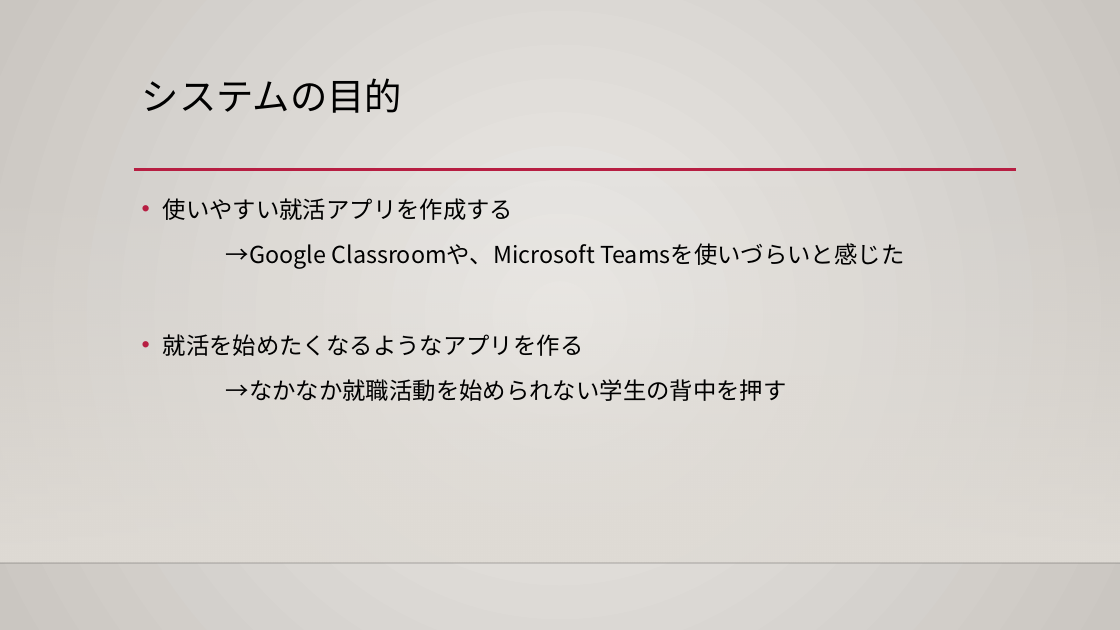
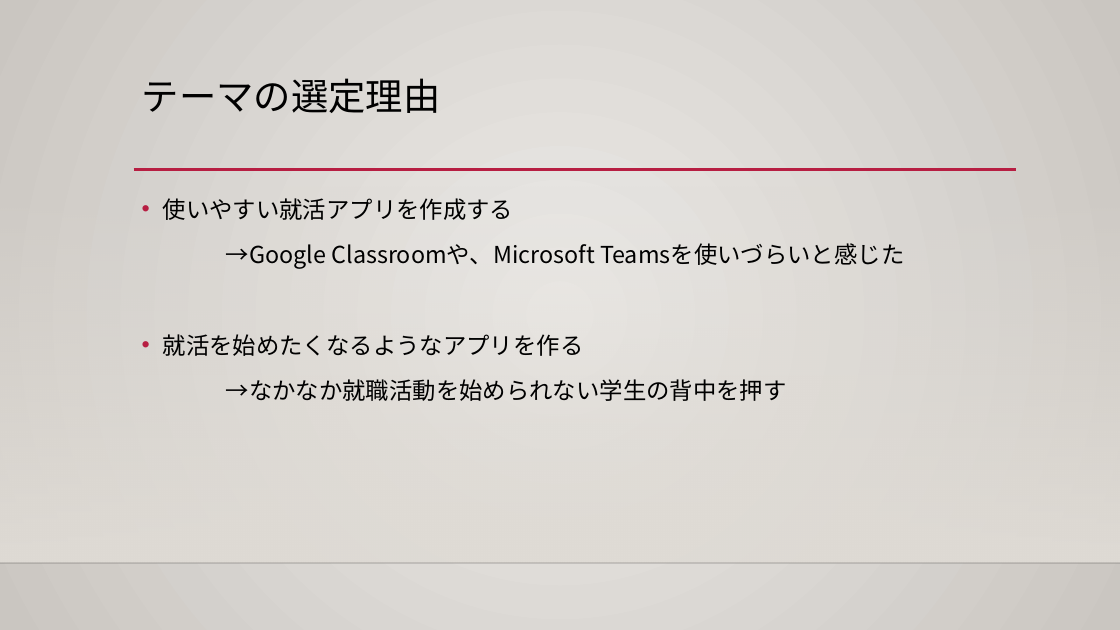
Before and after one commit to niimoti/Spling-database, a slide deck: slide 5 of 発表用_R4A1_more².pptx (slide 4 before the commit). Drawn at 1120x630 pixels with LibreOffice and Linux fonts; fonts in the diff are those of the drawing; background and template pictures are left out. Boxes give left, top, right and bottom in pixels: in the first picture for what was removed or moved away, otherwise in the second. Text is boxed around its words. In the diff, an @@ line names an element or a change of style, - is before the commit and + after.

```diff
--- a/発表用_R4A1_more².pptx
+++ b/発表用_R4A1_more².pptx
@@ title at [142, 78, 441, 113]: text changed @@
-システムの目的
+テーマの選定理由
```
Also in this commit, not shown: 6 other slides changed, 1 slide added, 1 other file.
